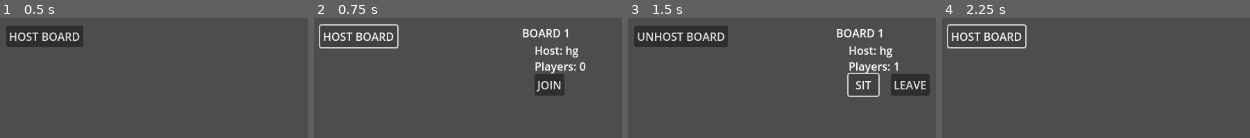
Above: before the commit, frames 1-4 (left to right).
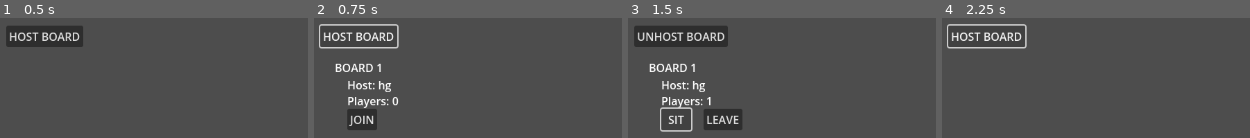
Above: after the commit, the same moments.

Repository: maclark/TheLandlordsGame
Game: Godot game, scene res://Landlord.tscn
Same seed, same stepped clock (60 frames per second), same inputs: the game is played once before the commit and once after it. The engine's default icon, where the game draws it, is replaced by a stand-in: a white triangle on a blue panel in a dark square.
Inputs:
- Up to frame 1 (0.5 s): no input
- Up to frame 2 (0.75 s): click "HOST BOARD" at 0.5 s
- Up to frame 3 (1.5 s): click "JOIN" at 1.25 s
- Up to frame 4 (2.25 s): click "UNHOST BOARD" at 2 s

Frame 1 is identical in both runs. In frame 2, 6.7% of the frame differs, in the area x 6-89%, y 9-94%; in frame 3, 8.9%, in the area x 6-99%, y 9-95%; in frame 4, nothing differs.

Commit message:
The board selection layer is good enough for now

Diff:
--- a/GameBoard.tscn
+++ b/GameBoard.tscn
@@ -19,33 +19,39 @@
 offset_bottom = 23.0
 text = "WaitingForGodot"
 
-[node name="Start" type="Button" parent="."]
+[node name="BoardMenu" type="Node2D" parent="."]
+
+[node name="Start" type="Button" parent="BoardMenu"]
+unique_name_in_owner = true
 offset_left = 71.0
 offset_top = 88.0
 offset_right = 177.0
 offset_bottom = 119.0
 text = "START GAME"
 
-[node name="Skip" type="Button" parent="."]
+[node name="Skip" type="Button" parent="BoardMenu"]
+unique_name_in_owner = true
 offset_left = 74.0
 offset_top = 169.0
 offset_right = 180.0
 offset_bottom = 200.0
 text = "SKIP (debug)"
 
-[node name="AddAI" type="Button" parent="."]
+[node name="AddAI" type="Button" parent="BoardMenu"]
+unique_name_in_owner = true
 offset_left = 74.0
 offset_top = 125.0
 offset_right = 180.0
 offset_bottom = 156.0
 text = "ADD AI"
 
-[node name="LeaveBoard" type="Button" parent="."]
+[node name="StandUp" type="Button" parent="BoardMenu"]
+unique_name_in_owner = true
 offset_left = 952.0
 offset_top = 566.0
 offset_right = 1067.0
 offset_bottom = 597.0
-text = "LEAVE BOARD"
+text = "STAND UP"
 
 [node name="GameUI" type="Node2D" parent="."]
 
--- a/Landlord.tscn
+++ b/Landlord.tscn
@@ -5,11 +5,11 @@
 [node name="Landlord" type="Node2D"]
 script = ExtResource("1_wylpy")
 
-[node name="HostingButton" type="Button" parent="."]
+[node name="Listings" type="Node2D" parent="."]
+
+[node name="HostingButton" type="Button" parent="Listings"]
 offset_left = 9.0
 offset_top = 11.0
 offset_right = 110.0
 offset_bottom = 42.0
 text = "HOST GAME"
-
-[node name="Listings" type="Node2D" parent="."]
--- a/scripts/GameBoard.gd
+++ b/scripts/GameBoard.gd
@@ -89,14 +89,14 @@
 	id = new_id
 	lord = new_lord
 	host = new_host
-	var start_button: Button = $Start
+	var start_button: Button = get_node("%Start")
 	start_button.pressed.connect(start_game)
-	var add_ai_button: Button = $AddAI
+	var add_ai_button: Button = get_node("%AddAI")
 	add_ai_button.pressed.connect(add_ai)
-	var temp_skip_button: Button = $Skip
+	var temp_skip_button: Button = get_node("%Skip")
 	temp_skip_button.pressed.connect(skip_input)
-	var leave_board_button: Button = $LeaveBoard
-	leave_board_button.pressed.connect(leave_board)
+	var stand_up_button: Button = get_node("%StandUp")
+	stand_up_button.pressed.connect(stand_up)
 
 	# connect buttons
 	roll_butt.pressed.connect(roll_dice)
@@ -113,12 +113,14 @@
 	for c in $Squares.get_children():
 		if c is Square:
 			c.num = square_index
-			print("square found, num is %d" % c.num)
 			square_index += 1
 			squares.append(c as Square)
 	# TODO could probably load the last settings this user used
 
 func start_game() -> void:
+	if game_started:
+		return
+
 	game_started = true
 	paused = false
 	game_ui.visible = true
@@ -132,9 +134,20 @@
 	current_player_index = -1
 	next_turn()
 
-func leave_board(p: Player) -> void:
+func player_left(_p: Player) -> void:
 	# do we just mark player as having left and then on their turn they quit?
-	p.left_game = true
+	pass
+
+func stand_up() -> void:
+	game_ui.visible = false
+	$BoardMenu.visible = false
+	lord.view_listings()
+
+func sit() -> void:
+	visible = true
+	if game_started:
+		game_ui.visible = true
+	$BoardMenu.visible = true
 
 func _process(delta: float) -> void:
 	mode_lab.text = str(Mode.keys()[mode]) # DEBUG
--- a/scripts/Landlord.gd
+++ b/scripts/Landlord.gd
@@ -14,7 +14,7 @@
 var default_player_names: 	Array[String] = []
 var hosting_button: 		Button = null
 var fake_user: 				User = null
-var board_count: 			int = 0
+var listing_count:			int = 0
 
 # default settings
 const MAX_PLAYERS 				= 99
@@ -26,7 +26,7 @@
 
 func _ready() -> void:
 	fake_user = UserClass.new()
-	hosting_button = $HostingButton
+	hosting_button = get_node("Listings/HostingButton")
 	hosting_button.text = "HOST BOARD"
 	hosting_button.pressed.connect(pressed_hosting_button.bind(hosting_button))
 
@@ -48,17 +48,17 @@
 		butt.text = "HOST BOARD"
 
 func draw_board_listings() -> void:
-	var y_offset = 10;
+	var y_offset = 60;
 	for listing in board_listings:
-		listing.position = Vector2(300, y_offset)
-		y_offset += 100.0
+		listing.position = Vector2(30, y_offset)
+		y_offset += 120.0
 
 func create_board_listing(host: User) -> void:
-	board_count += 1
+	listing_count += 1
 	var listing = BoardListingScene.instantiate() as BoardListing
 	listings.add_child(listing)
 	board_listings.append(listing)
-	listing.init(board_count, host)
+	listing.init(listing_count, host)
 	listing.join_butt.visible = fake_user.board == null
 	listing.leave_butt.visible = false
 	listing.join_butt.pressed.connect(func(): join_board(listing.id))
@@ -67,23 +67,30 @@
 
 func remove_board_listing(id: int) -> void:
 	var listing_index = board_listings.find_custom(func(l): return l.id == id)
-	var listing = board_listings[listing_index]
-	if listing != null:
+	if listing_index >= 0:
+		var listing = board_listings[listing_index]
+		if listing.board:
+			listing.board.queue_free()
 		listing.queue_free()
 		board_listings.remove_at(listing_index)
-	draw_board_listings()
-
-func hide_board() -> void:
-	listings.visisble = true
-	fake_user.board.visible = false
+		print("removed board listing " + str(id))
+		draw_board_listings()
 
 func join_board(id: int) -> void:
 	hosting_button.text = "UNHOST BOARD"
 	var listing_index = board_listings.find_custom(func(l): return l.id == id)
 	var listing = board_listings[listing_index]
 	if listing.join_butt.text == "SIT":
-		# TODO NEXT
-		fake_user.board.visible = true
+		if not listing.board:
+			var board = GameBoardScene.instantiate() as GameBoard
+			add_child(board)
+			board.init_board(listing.id, self, fake_user)
+			board.add_player(fake_user, false)
+			board.add_ai()
+			listing.board = board
+			print("sat at board_%s" % board.id)
+		fake_user.board = listing.board
+		listing.board.sit()
 		listings.visible = false
 	else:
 		fake_user.listing = listing
@@ -94,36 +101,21 @@
 			if l != listing:
 				l.join_butt.visible = false
 
+func view_listings() -> void:
+	listings.visible = true
+	draw_board_listings()
+
+
 func leave_board(id: int) -> void:
 	hosting_button.text = "HOST BOARD"
 	fake_user.listing = null
 	var listing_index = board_listings.find_custom(func(l): return l.id == id)
 	var listing = board_listings[listing_index]
-	listing.set_player_count(listing.player_count - 1)
-	listing.join_butt.text = "JOIN"
-	listing.leave_butt.visible = false
+	if listing.player_count == 1:
+		remove_board_listing(id)
+	else:
+		listing.set_player_count(listing.player_count - 1)
+		listing.join_butt.text = "JOIN"
+		listing.leave_butt.visible = false
 	for l in board_listings:
 		l.join_butt.visible = true
-
-func host_board(user : User) -> void:
-	var board = GameBoardScene.instantiate() as GameBoard
-	add_child(board)
-	board_count += 1
-	board.init_board(board_count, self, user)
-	board.add_player(user, false)
-	board.add_ai()
-	print("hosting board_%s" % board.id)
-	# TODO make buttons for adding/remo players
-
-func unhost_board(user : User) -> void:
-	var board = user.board
-	if not board:
-		push_warning("%s doesn't have a board to unhost!" % user.nickname)
-		return
-	if board.host != user:
-		push_warning("%s isn't the host! not allowed!" % user.nickname)
-		return
-	print("unhosting board_%s" % board.id)
-	for p in board.players:
-		p.user.board = null
-	board.queue_free()
